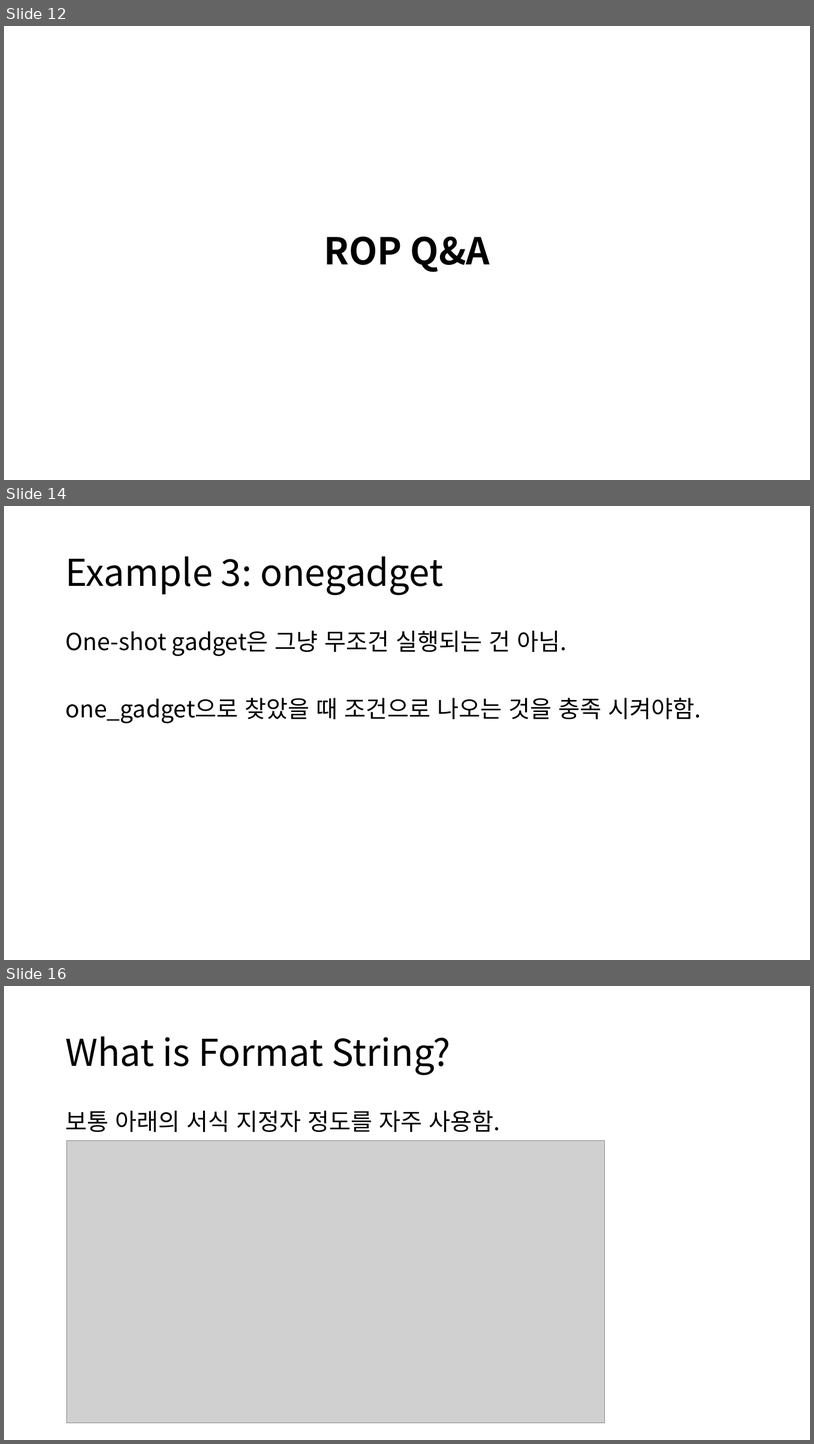
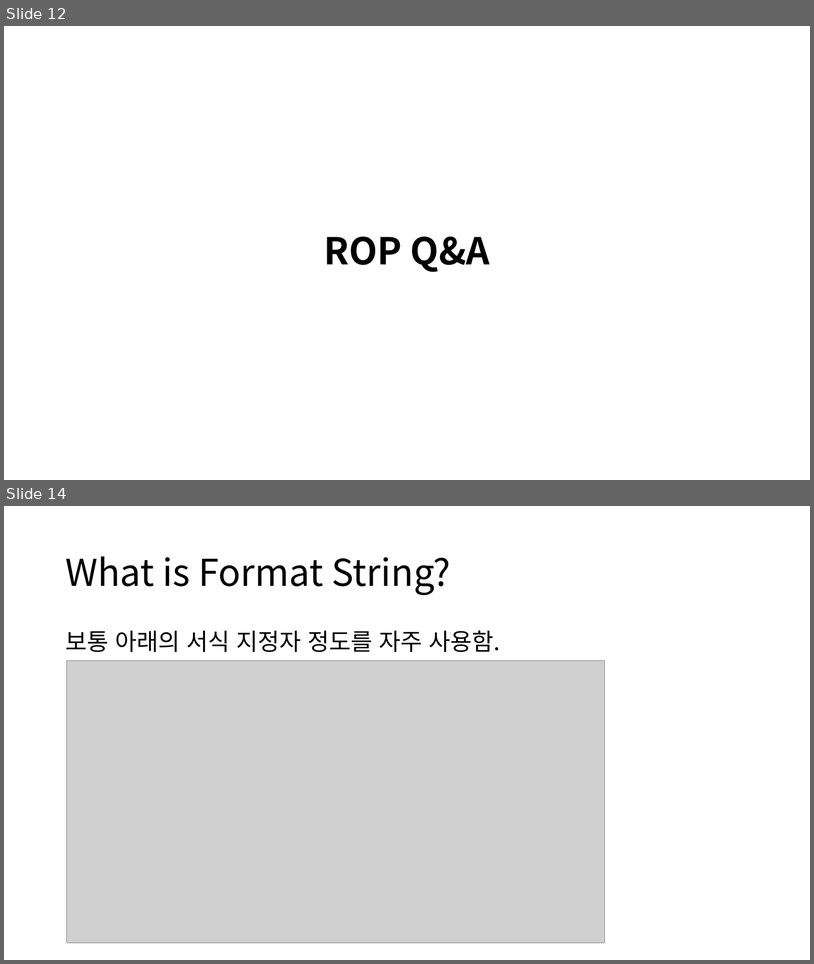
Before and after one commit to more-kohii/Cykor_seminar, a slide deck: ROP_FSB.pptx. Shown one above the other, each under a label of ours: slides 12, 14 and 16 before the commit, slides 12 and 14 after it; the slides between them are not shown. The pictures are 814x1444 and 814x964 pixels, drawn with LibreOffice and Linux fonts; fonts in the diff are those of the drawing; grey boxes stand for pictures. Boxes give left, top, right and bottom in pixels: in the first picture for what was removed or moved away, otherwise in the second. Text is boxed around its words. In the diff, an @@ line names an element or a change of style, - is before the commit and + after.

```diff
--- a/ROP_FSB.pptx
+++ b/ROP_FSB.pptx
@@ slide 14 removed at [4,506,810,960], background #FFFFFF @@
@@ title removed at [65,556,443,595] @@
-Example 3: onegadget
@@ text removed at [65,630,702,723] @@
-One-shot gadget은 그냥 무조건 실행되는 건 아님.
-one_gadget으로 찾았을 때 조건으로 나오는 것을 충족 시켜야함.
@@ what was slide 16 is now slide 14 @@
```
Also in this commit, not shown: 3 slides changed, 1 other slide removed.
